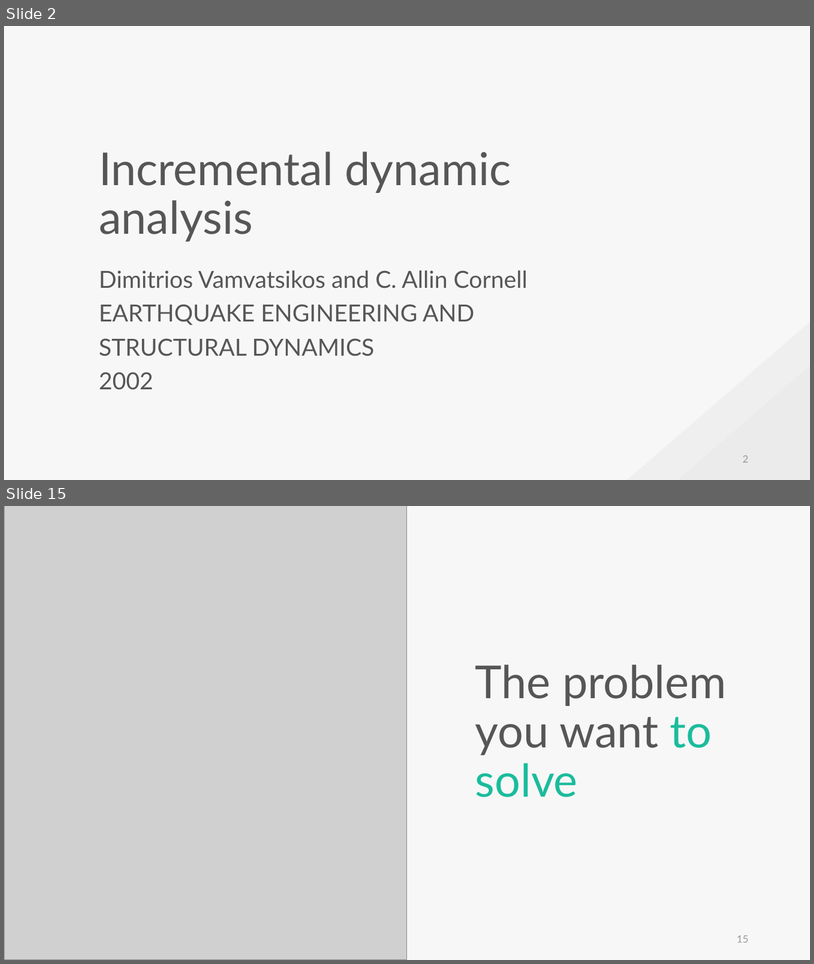
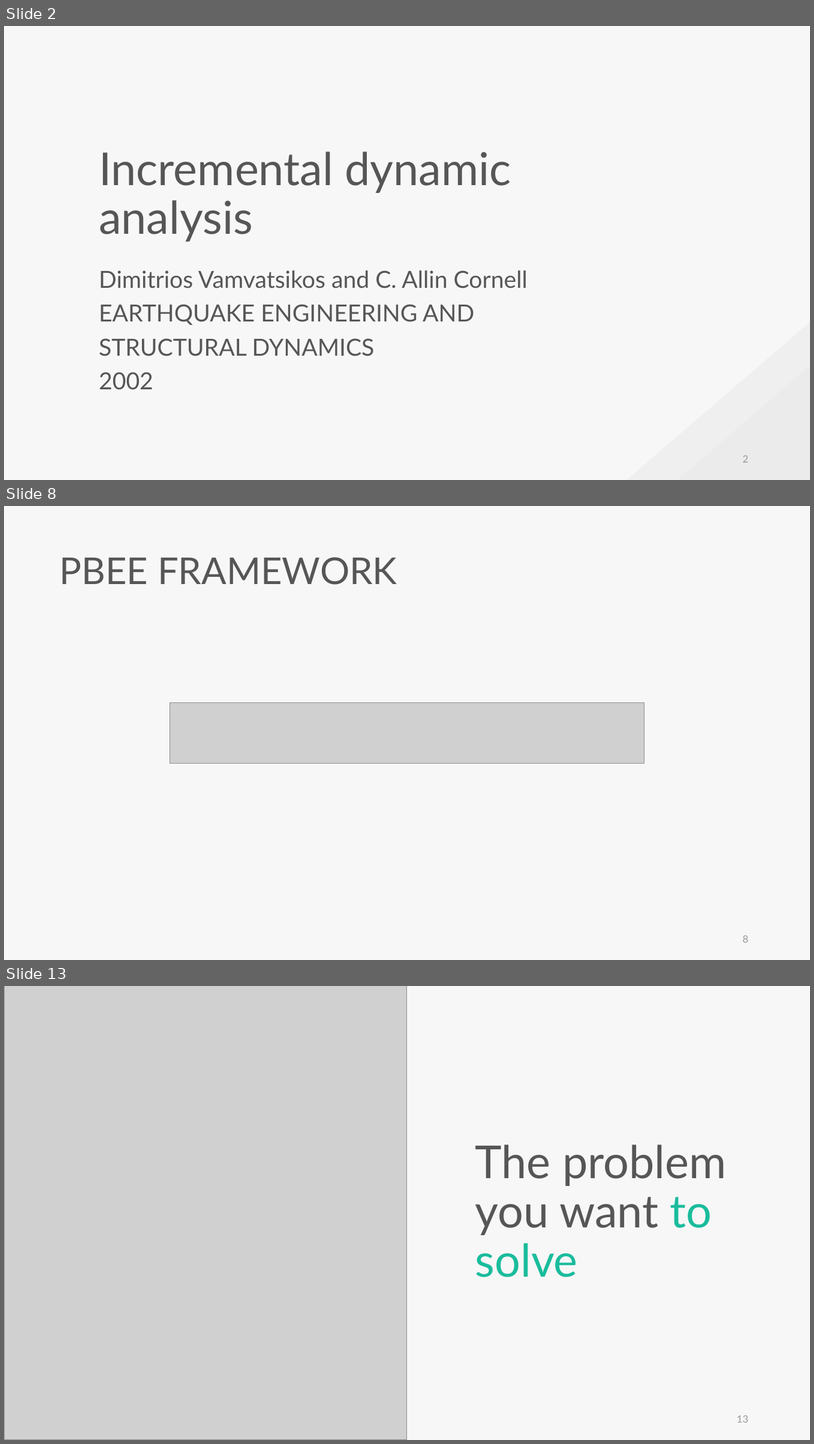
Before and after one commit to skyran1278/VbaProject, a slide deck: 20180126_SmartSplice/20180901_Meeting/Incremental dynamic analysis.pptx. Shown one above the other, each under a label of ours: slides 2 and 15 before the commit, slides 2, 8 and 13 after it; the slides between them are not shown. The pictures are 814x964 and 814x1444 pixels, drawn with LibreOffice and Linux fonts; fonts in the diff are those of the drawing; grey boxes stand for pictures. Boxes give left, top, right and bottom in pixels: in the first picture for what was removed or moved away, otherwise in the second. Text is boxed around its words. In the diff, an @@ line names an element or a change of style, - is before the commit and + after.

```diff
--- a/20180126_SmartSplice/20180901_Meeting/Incremental dynamic analysis.pptx
+++ b/20180126_SmartSplice/20180901_Meeting/Incremental dynamic analysis.pptx
@@ slide 8 added at (4,506,810,960), background #F7F7F7 @@
@@ text added at (60,557,398,585), 44 pt, text #565656 @@
+PBEE FRAMEWORK
@@ picture added at (170,703,645,763) @@
@@ page number added at (743,935,749,942), 12 pt, text #9A9A9A @@
+8
@@ what was slide 15 is now slide 13 @@
@@ page number at (737,1415,749,1422): text changed @@
-15
+13
```
Also in this commit, not shown: 8 slides changed, 4 other slides added, 7 slides removed, 1 other file.
